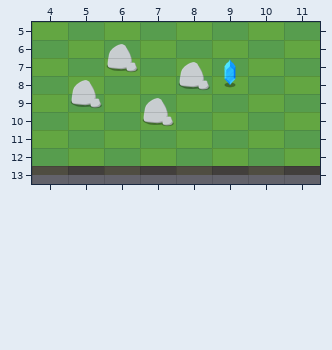
Two states of a Tiled map (JSON), maps/demo.json. The first picture shows the starting point.
Cells are 64x32 px. Shown: x 4..11, y 5..13.
Now the later version:
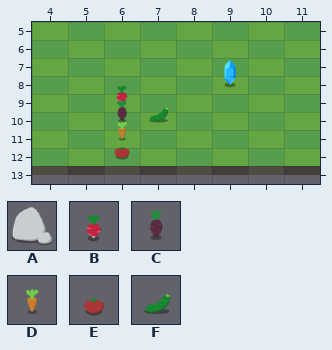
Key: from "objects": A 24, B 33, C 34, D 35, E 36, F 37.
_ is an empty cell.
Changes in this commit:
{"where": "layer \"obstacles\""}
{"y":7,"x":6,"old":"A","new":"_"}
{"y":8,"x":8,"old":"A","new":"_"}
{"y":9,"x":5,"old":"A","new":"_"}
{"y":10,"x":7,"old":"A","new":"_"}
{"where": "layer \"items\""}
{"y":9,"x":6,"old":"_","new":"B"}
{"y":10,"x":6,"old":"__","new":"CF"}
{"y":11,"x":6,"old":"_","new":"D"}
{"y":12,"x":6,"old":"_","new":"E"}
{"label":"changed","picture_box":[70,44,210,160]}
